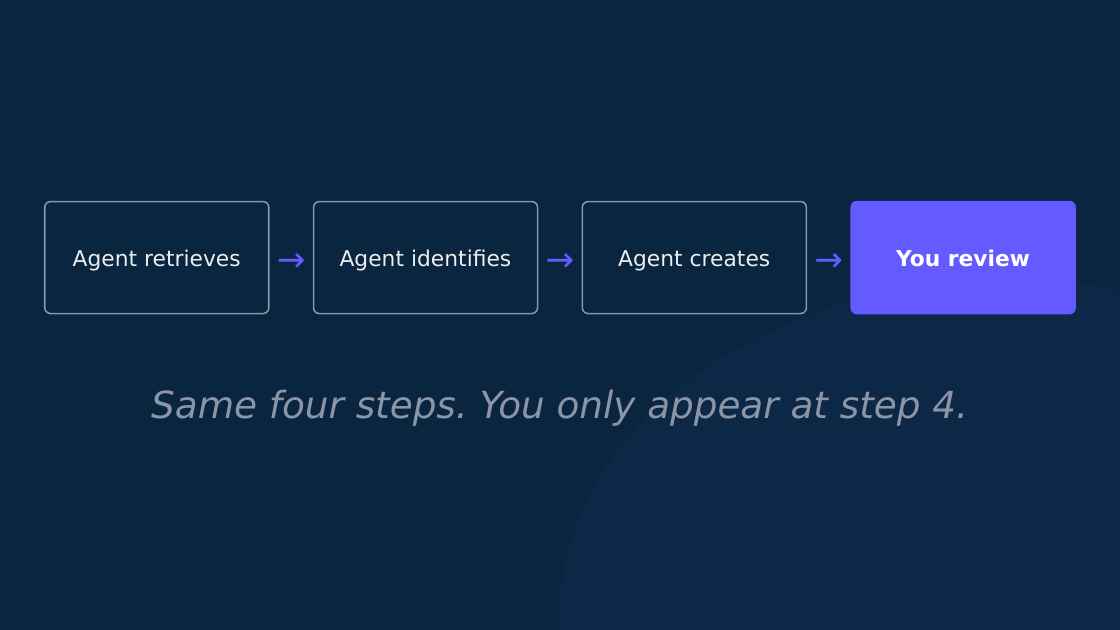
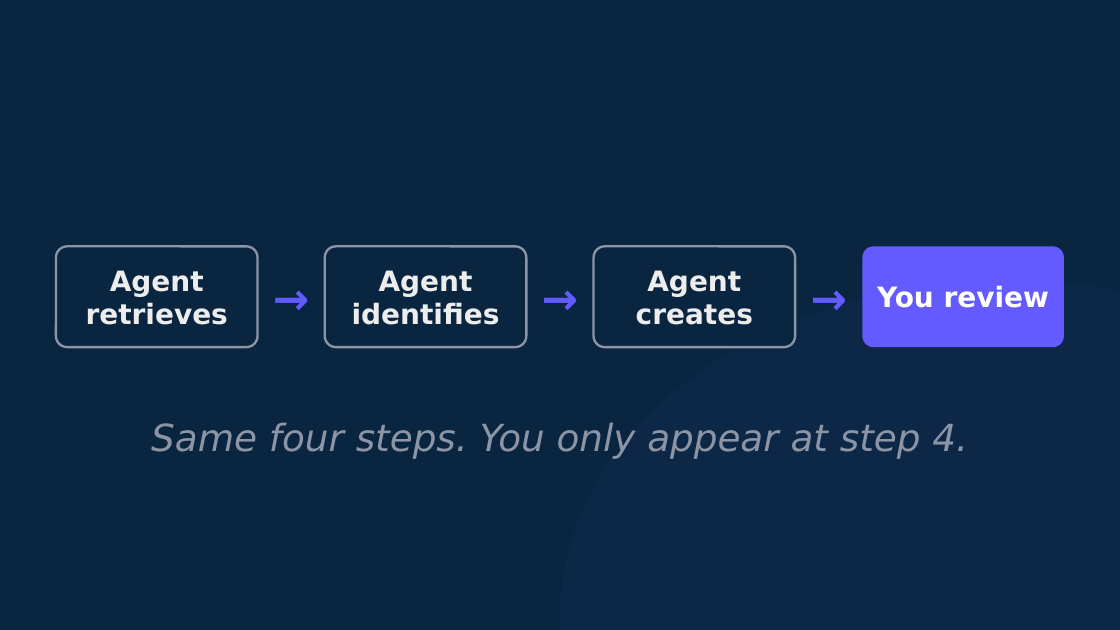
Before and after one commit to michaelengland/ai-best-practices, a slide deck: slide 5 of decks/workshop-2-orchestrator/workshop-2-orchestrator.pptx. Drawn at 1120x630 pixels with LibreOffice and Linux fonts; fonts in the diff are those of the drawing. Boxes give left, top, right and bottom in pixels: in the first picture for what was removed or moved away, otherwise in the second. Text is boxed around its words. In the diff, an @@ line names an element or a change of style, - is before the commit and + after.

```diff
--- a/decks/workshop-2-orchestrator/workshop-2-orchestrator.pptx
+++ b/decks/workshop-2-orchestrator/workshop-2-orchestrator.pptx
@@ text "Agent retrieves": place and size @@
-text "Agent retrieves" at <box>73,249,241,271</box>
+text "Agent retrieves" at <box>86,270,228,325</box>
@@ rounded rectangle: place and size @@
-rounded rectangle at <box>45,202,269,314</box>
+rounded rectangle at <box>56,246,258,347</box>
@@ size 22 to 28 pt, bold on in 3 elements at <box>526,246,594,347</box>, <box>795,246,862,347</box>, <box>258,246,325,347</box> @@
@@ text "→": place and size @@
-text "→" at <box>269,202,314,314</box>
+text "→" at <box>258,246,325,347</box>
@@ text "Agent identifies": place and size @@
-text "Agent identifies" at <box>340,249,511,271</box>
+text "Agent identifies" at <box>352,270,500,325</box>
@@ rounded rectangle: place and size @@
-rounded rectangle at <box>314,202,538,314</box>
+rounded rectangle at <box>325,246,526,347</box>
@@ text "→": place and size @@
-text "→" at <box>538,202,582,314</box>
+text "→" at <box>526,246,594,347</box>
@@ size 14 to 18 pt, bold on in 3 elements at <box>86,270,228,325</box>, <box>352,270,500,325</box>, <box>636,270,753,325</box> @@
@@ text "Agent creates": place and size @@
-text "Agent creates" at <box>618,250,771,271</box>
+text "Agent creates" at <box>636,270,753,325</box>
@@ outline #8B95A5 1 pt to #8B95A5 1.5 pt; proportions changed in 3 elements at <box>56,246,258,347</box>, <box>325,246,526,347</box>, <box>594,246,795,347</box> @@
@@ rounded rectangle: place and size @@
-rounded rectangle at <box>582,202,806,314</box>
+rounded rectangle at <box>594,246,795,347</box>
@@ text "→": place and size @@
-text "→" at <box>806,202,851,314</box>
+text "→" at <box>795,246,862,347</box>
@@ text "You review": place and size @@
-text "You review" at <box>896,249,1030,267</box>
+text "You review" at <box>877,285,1049,308</box>
@@ text "You review" at <box>877,285,1049,308</box>: size 14 to 18 pt @@
@@ rounded rectangle: place and size @@
-rounded rectangle at <box>851,202,1075,314</box>
+rounded rectangle at <box>862,246,1064,347</box>
@@ rounded rectangle at <box>862,246,1064,347</box>: outline #635BFF 1 pt to none; proportions changed @@
@@ text "Same four steps. You only ...": place and size @@
-text "Same four steps. You only ..." at <box>151,389,968,425</box>
+text "Same four steps. You only ..." at <box>151,422,968,459</box>
```
Also in this commit, not shown: 8 other slides changed, 4 other files.
